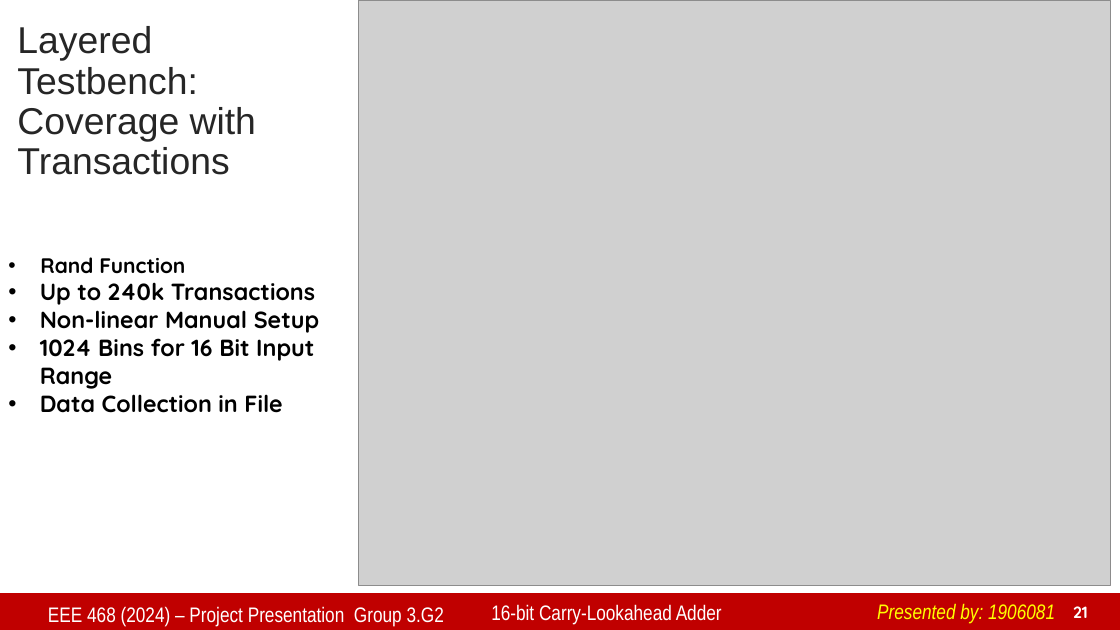
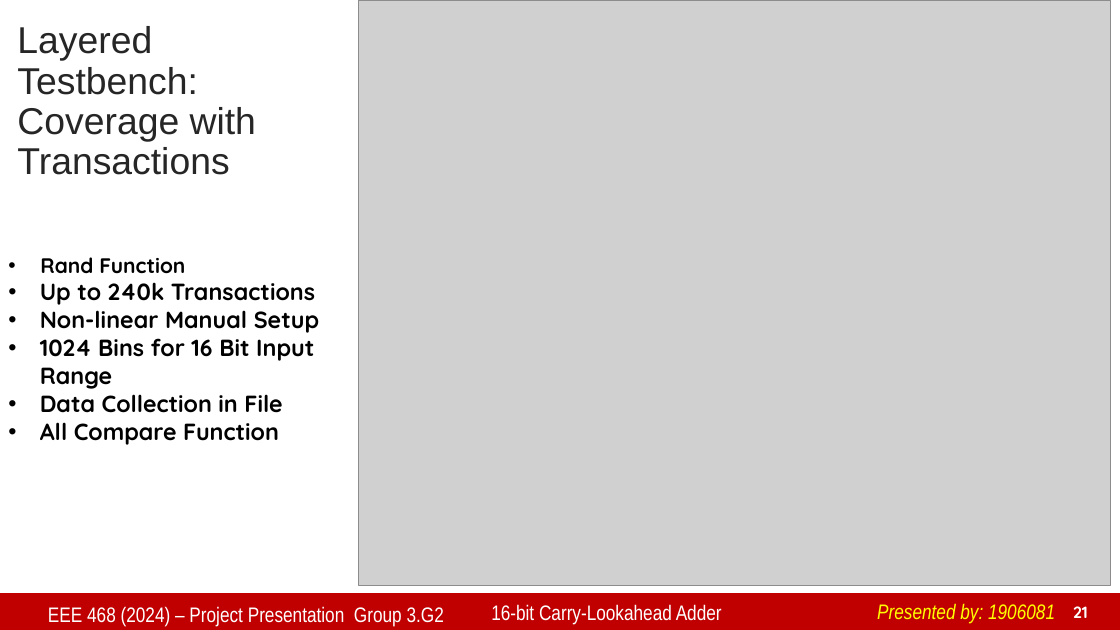
Before and after one commit to anindyakchoudhury/ASIC-Project-Carry-Look-Ahead-Adder, a slide deck: slide 21 of Presentation/akcpartandtemplate/Group 3 G2 EEE 468 Project Presentation akc_update1_23pm.pptx. Drawn at 1120x630 pixels with LibreOffice and Linux fonts; fonts in the diff are those of the drawing; grey boxes stand for pictures; background and template pictures are left out. Boxes give left, top, right and bottom in pixels: in the first picture for what was removed or moved away, otherwise in the second. Text is boxed around its words. In the diff, an @@ line names an element or a change of style, - is before the commit and + after.

Commit message:
minor changes in slide

```diff
--- a/Presentation/akcpartandtemplate/Group 3 G2 EEE 468 Project Presentation akc_update1_23pm.pptx
+++ b/Presentation/akcpartandtemplate/Group 3 G2 EEE 468 Project Presentation akc_update1_23pm.pptx
@@ text at [40, 422, 279, 445]: paragraph added @@
+• All Compare Function
```
Also in this commit, not shown: 1 other slide changed.
